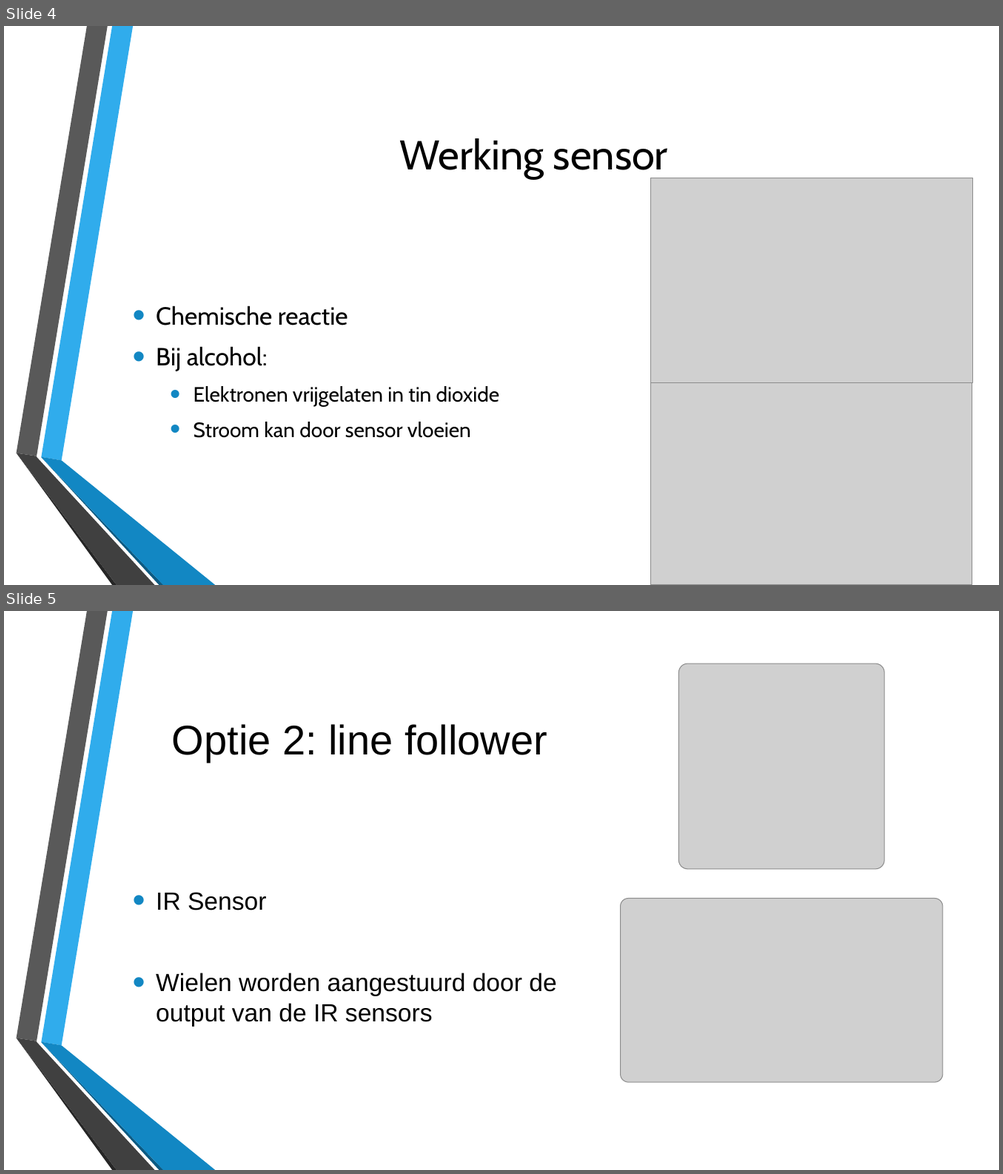
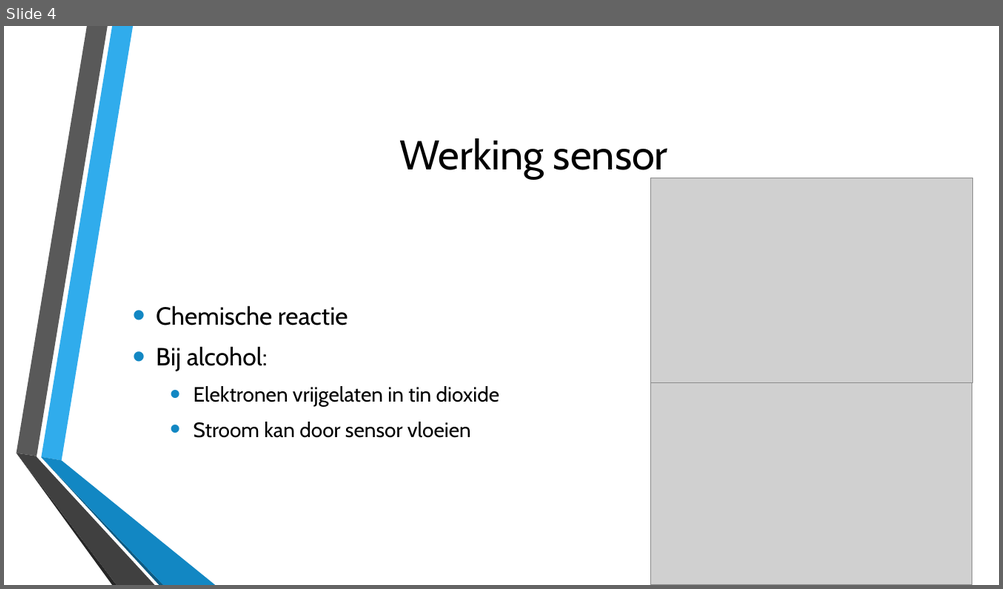
Before and after one commit to GijsJackersPXL/Elektronische-systemen-2, a slide deck: PP_voorstel.pptx. Shown one above the other, each under a label of ours: slides 4 and 5 before the commit, slide 4 after it. The pictures are 1003x1174 and 1003x589 pixels, drawn with LibreOffice and Linux fonts; fonts in the diff are those of the drawing; grey boxes stand for pictures; background and template pictures are left out. Boxes give left, top, right and bottom in pixels: in the first picture for what was removed or moved away, otherwise in the second. Text is boxed around its words. In the diff, an @@ line names an element or a change of style, - is before the commit and + after.

```diff
--- a/PP_voorstel.pptx
+++ b/PP_voorstel.pptx
@@ slide 5 removed at box(4, 611, 999, 1170), background picture (left out); not listed: 6 template elements that a slide beside it also shows @@
@@ picture removed at box(678, 664, 885, 870) @@
@@ title removed at box(172, 724, 547, 762) @@
-Optie 2: line follower
@@ text removed at box(156, 892, 556, 1027) @@
-• IR Sensor
-• Wielen worden aangestuurd door de output van de IR sensors
@@ picture removed at box(620, 898, 942, 1082) @@
```
Also in this commit, not shown: 2 other files.
